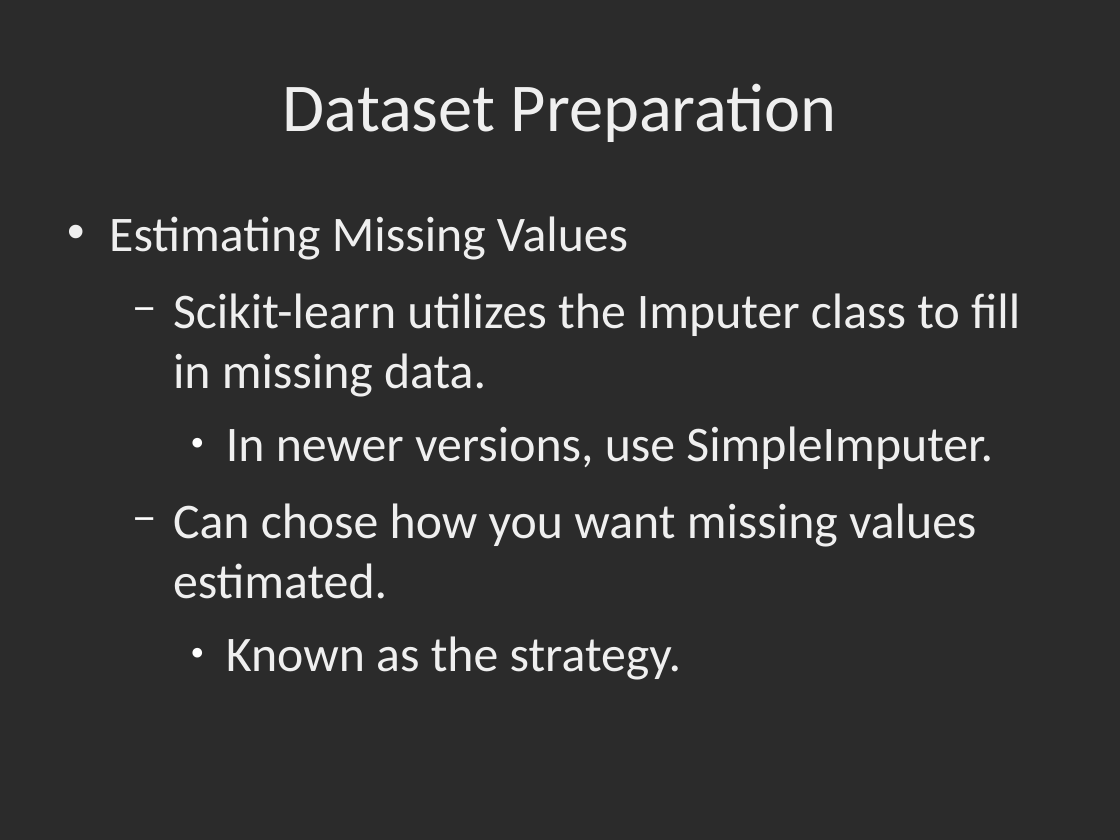
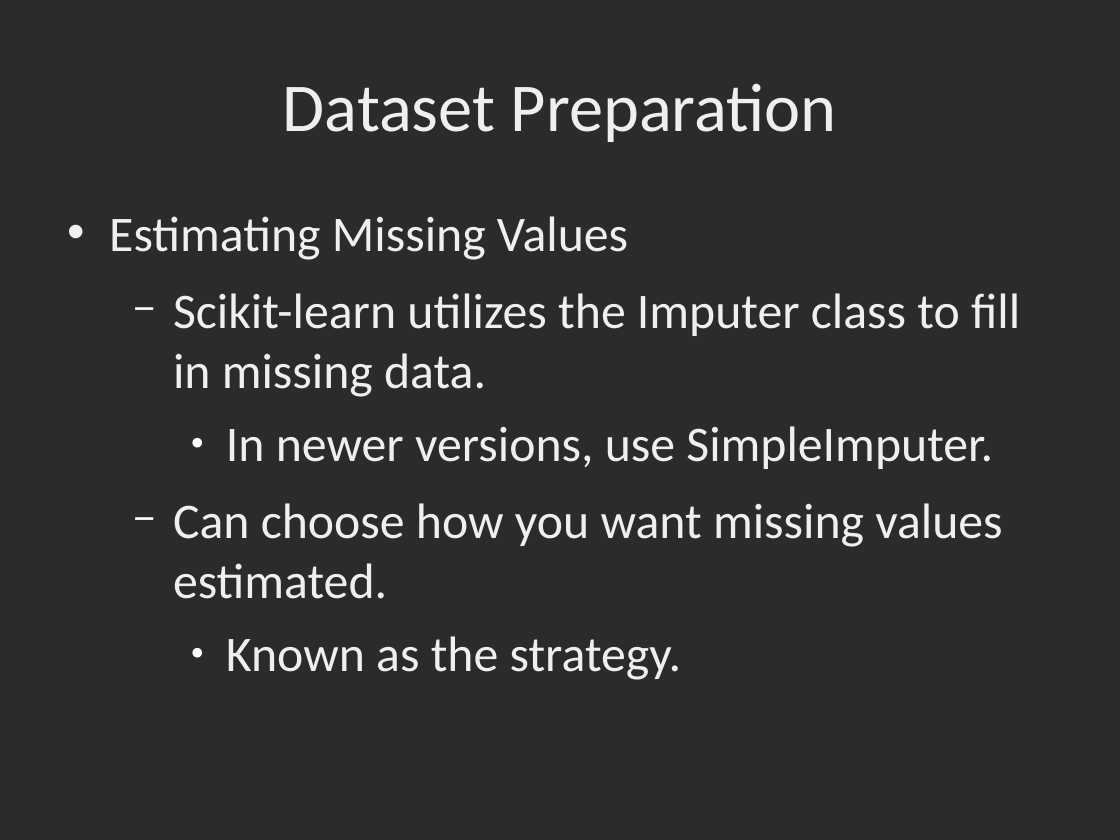
Before and after one commit to dbowmans46/PracticalProgramming, a slide deck: slide 158 of Session 7 - Python/Instructional Material/Session 7 - Python Brief Intro to Machine Learning with Scikit Learn.odp. Drawn at 1120x840 pixels with LibreOffice and Linux fonts; fonts in the diff are those of the drawing; background and template pictures are left out; a plain dark background stands for a picture behind light text. Boxes give left, top, right and bottom in pixels: in the first picture for what was removed or moved away, otherwise in the second. Text is boxed around its words. In the diff, an @@ line names an element or a change of style, - is before the commit and + after.

Commit message:
Fixed spelling errors in slides, split Spearman correlation factor slide into 2, commented out future code.

```diff
--- a/Session 7 - Python/Instructional Material/Session 7 - Python Brief Intro to Machine Learning with Scikit Learn.odp
+++ b/Session 7 - Python/Instructional Material/Session 7 - Python Brief Intro to Machine Learning with Scikit Learn.odp
@@ text at [173,503,1002,599]: text changed @@
-  − Can chose how you want missing values estimated.
+  − Can choose how you want missing values estimated.
```
Also in this commit, not shown: 1 other slide changed, 1 slide added, 1 other file.
